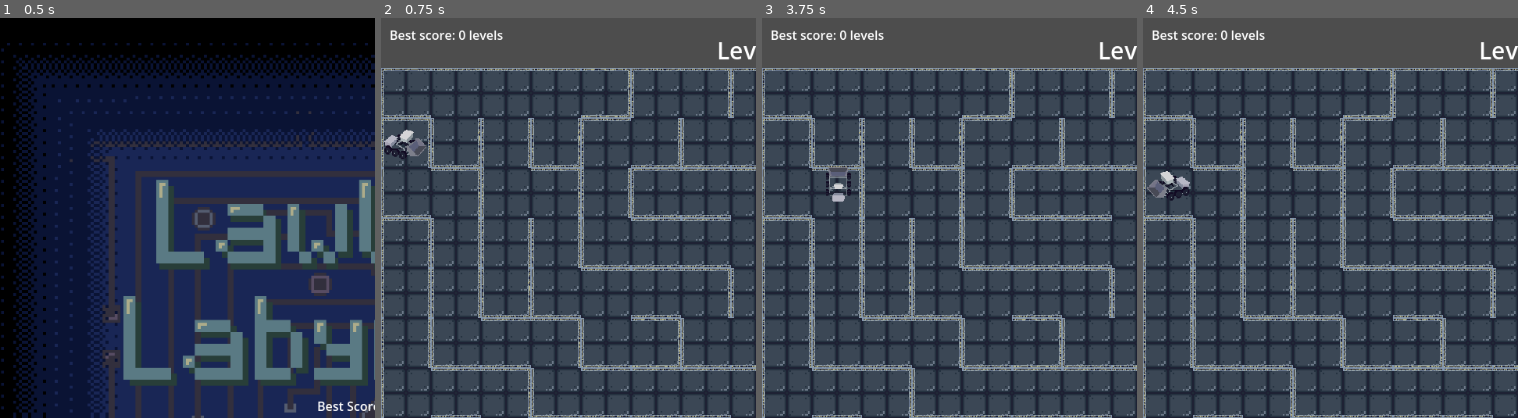
Above: before the commit, frames 1-4 (left to right).
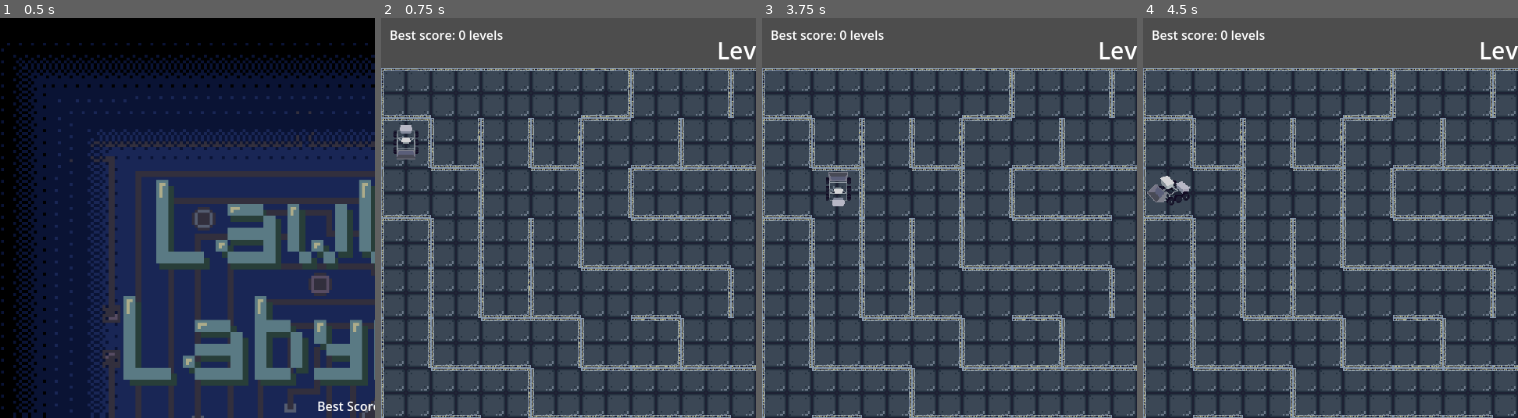
Above: after the commit, the same moments.

Repository: gkim14/CS471_LawlorsLabyrinth
Game: Godot game, scene res://scenes/StartScreen.tscn
The game is run twice, just before and just after one commit, with the same random seed, the same clock (stepped at 60 frames per second) and the same inputs.
Inputs:
- Up to frame 1 (0.5 s): no input
- Up to frame 2 (0.75 s): click "Play" at 0.5 s
- Up to frame 3 (3.75 s): tap Enter at 1.25, 2.75 s; hold D (right) 1.28-2.03 s; tap Space at 2, 3.5 s; hold S (down) 2.03-2.78 s; hold D (right) 2.78-3.53 s; hold W (up) from 3.53 s (still down)
- Up to frame 4 (4.5 s): tap Enter at 4.25 s; release W (up) at 4.28 s; hold A (left) from 4.28 s (still down)
The pictures show only the part of the screen within x 0-50%, y 0-50%; the shares and areas given below are measured in that part.

Frame 1 is identical in both runs. In frame 2, 0.5% of the frame differs, in the area x 0-12%, y 26-36%; in frame 3, 0.4%; in frame 4, 0.5%.

Commit message:
fix: Resize player collision to fit sprite

Diff:
--- a/scenes/Player.tscn
+++ b/scenes/Player.tscn
@@ -24,7 +24,7 @@
 }]
 
 [sub_resource type="RectangleShape2D" id="RectangleShape2D_mdl7e"]
-size = Vector2(115.18437, 75.12746)
+size = Vector2(115.18437, 86.98969)
 
 [node name="Player" type="CharacterBody2D" groups=["Player"]]
 process_mode = 1
@@ -38,8 +38,8 @@
 position = Vector2(0, -0.98851657)
 scale = Vector2(1.5610025, 1.5670167)
 sprite_frames = SubResource("SpriteFrames_mdl7e")
-animation = &"LeftRight"
+animation = &"UpDown"
 
 [node name="LeftRight" type="CollisionShape2D" parent="."]
-position = Vector2(-1.4078119, 3.954078)
+position = Vector2(-1.4078119, -1.9770399)
 shape = SubResource("RectangleShape2D_mdl7e")
